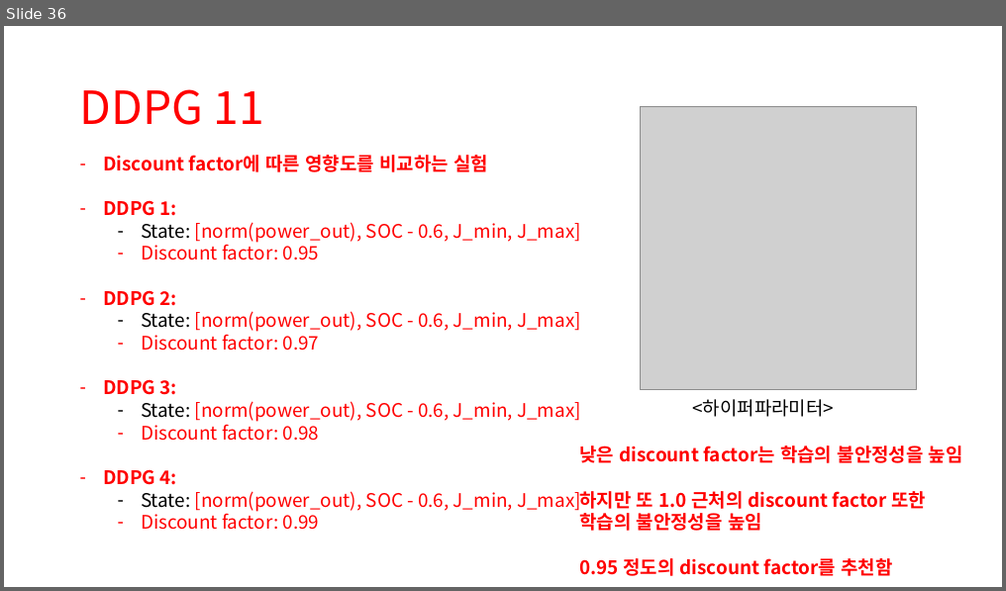
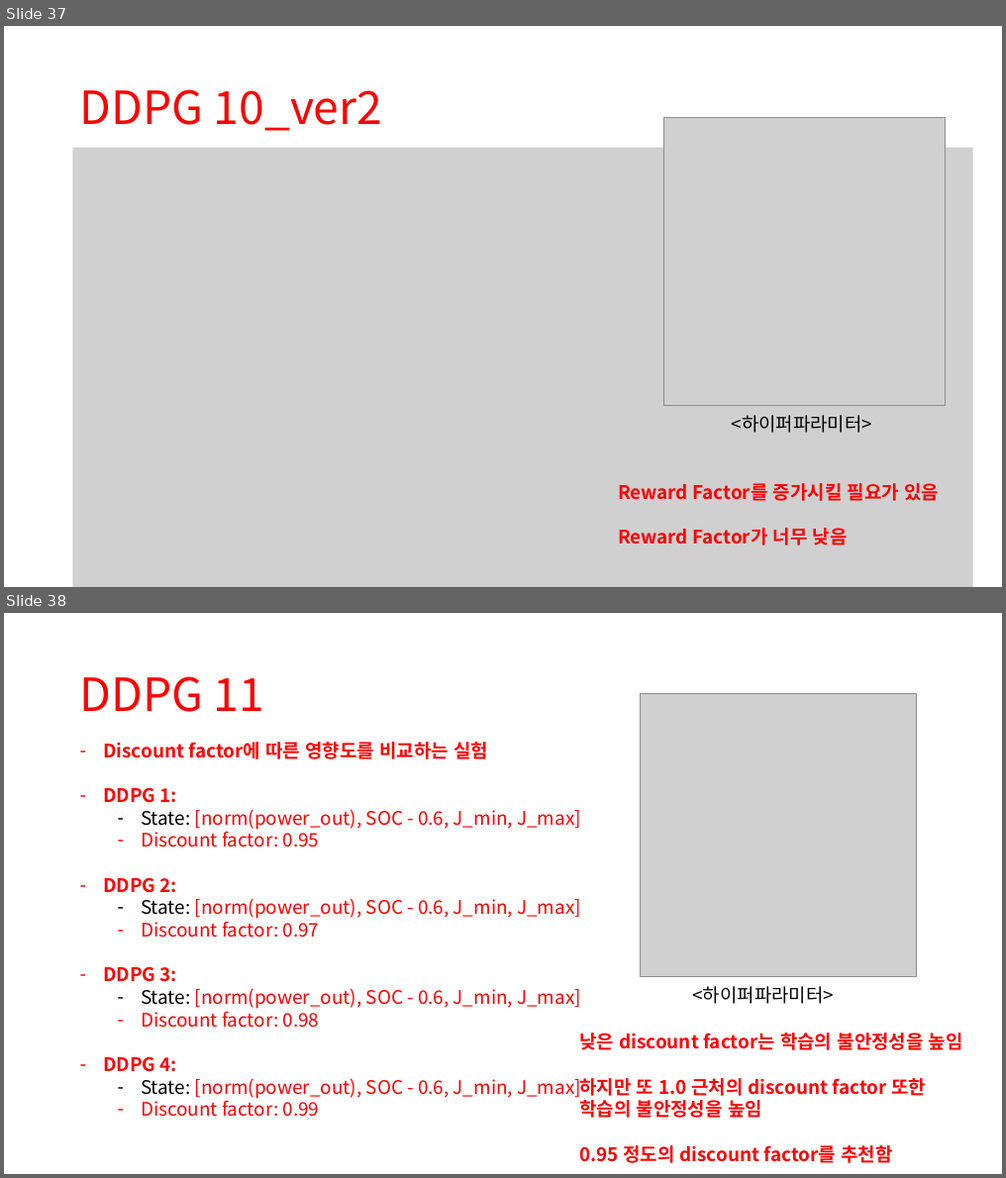
Before and after one commit to zidane89/experiment, a slide deck: 실험정리.pptx. Shown one above the other, each under a label of ours: slide 36 before the commit, slides 37 and 38 after it. The pictures are 1006x591 and 1006x1178 pixels, drawn with LibreOffice and Linux fonts; fonts in the diff are those of the drawing; grey boxes stand for pictures. Boxes give left, top, right and bottom in pixels: in the first picture for what was removed or moved away, otherwise in the second. Text is boxed around its words. In the diff, an @@ line names an element or a change of style, - is before the commit and + after.

```diff
--- a/실험정리.pptx
+++ b/실험정리.pptx
@@ slide 37 added at bbox=[4, 26, 1002, 587], background #FFFFFF @@
@@ title added at bbox=[80, 89, 382, 131], 44 pt, text #FF0000 @@
+DDPG 10_ver2
@@ picture added at bbox=[664, 117, 945, 405] @@
@@ picture added at bbox=[73, 148, 973, 587] @@
@@ text added at bbox=[732, 415, 873, 433], 18 pt, text #000000 @@
+<하이퍼파라미터>
@@ text added at bbox=[618, 483, 939, 546], 18 pt, text #FF0000, bold @@
+Reward Factor를 증가시킬 필요가 있음
+Reward Factor가 너무 낮음
@@ what was slide 36 is now slide 38 @@
```
Also in this commit, not shown: 2 slides changed, 1 other slide added, 8 other files.
